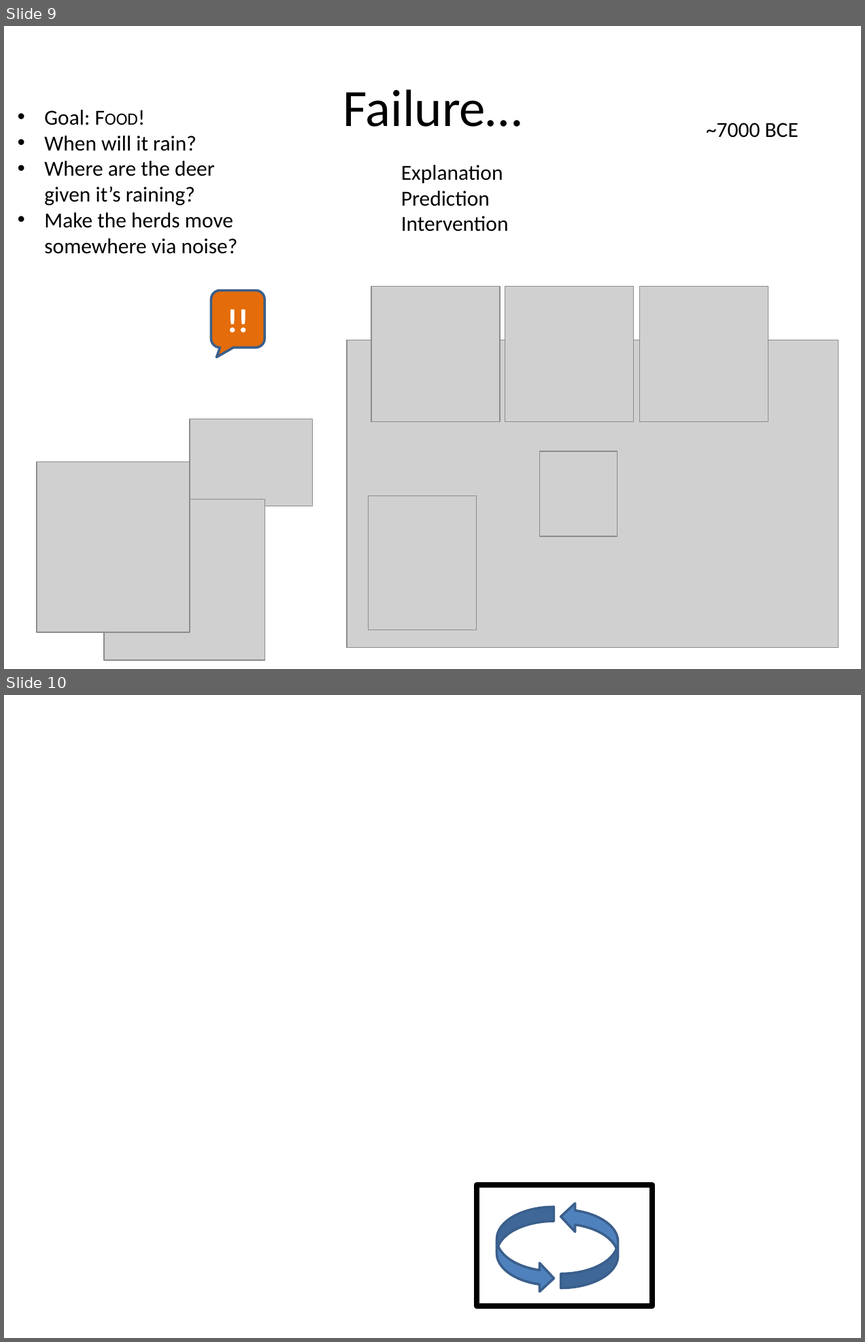
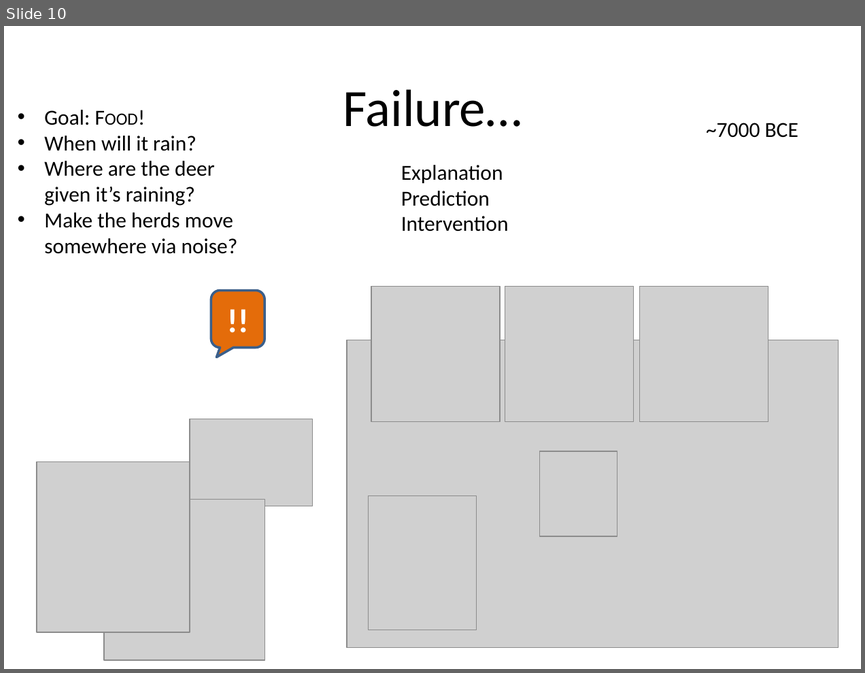
Before and after one commit to dhutchis/ModelTalk, a slide deck: ModelTalk.pptx. Shown one above the other, each under a label of ours: slides 9 and 10 before the commit, slide 10 after it. The pictures are 865x1342 and 865x673 pixels, drawn with LibreOffice and Linux fonts; fonts in the diff are those of the drawing; grey boxes stand for pictures. Boxes give left, top, right and bottom in pixels: in the first picture for what was removed or moved away, otherwise in the second. Text is boxed around its words. In the diff, an @@ line names an element or a change of style, - is before the commit and + after.

```diff
--- a/ModelTalk.pptx
+++ b/ModelTalk.pptx
@@ slide 10 removed at box(4, 695, 861, 1338), background #FFFFFF @@
@@ rectangle removed at box(476, 1184, 652, 1306) @@
@@ curved right arrow removed at box(561, 1202, 618, 1288) @@
@@ curved right arrow removed at box(496, 1206, 554, 1292) @@
@@ what was slide 9 is now slide 10 @@
```
Also in this commit, not shown: 4 slides changed, 5 slides added, 3 other slides removed, 1 other file.
